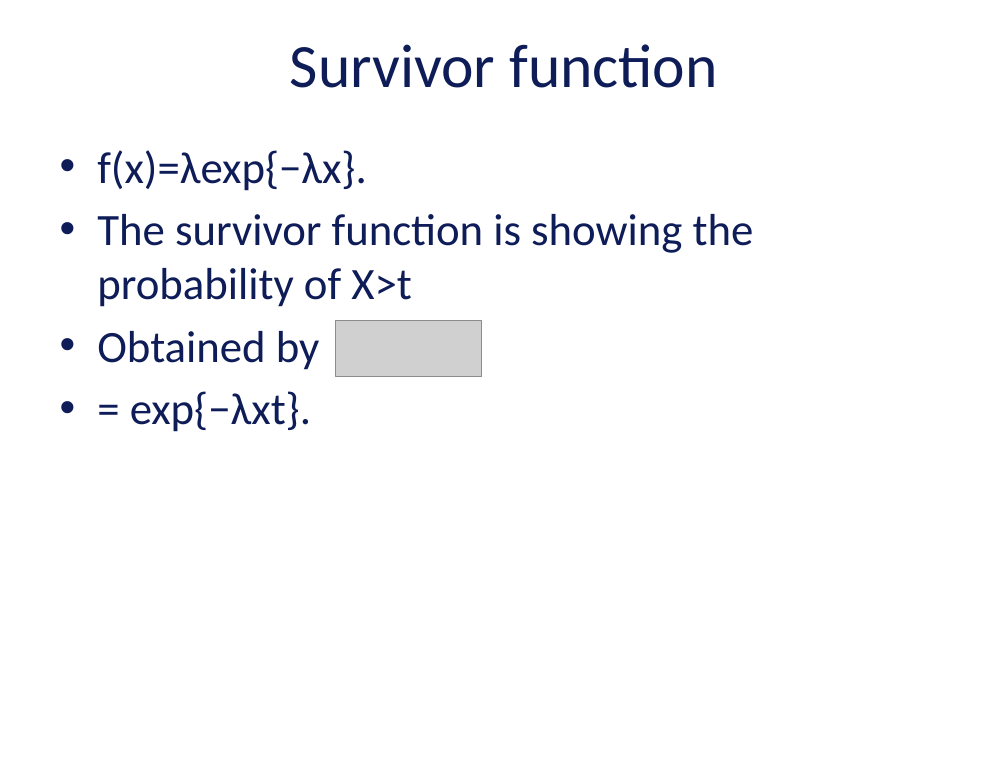
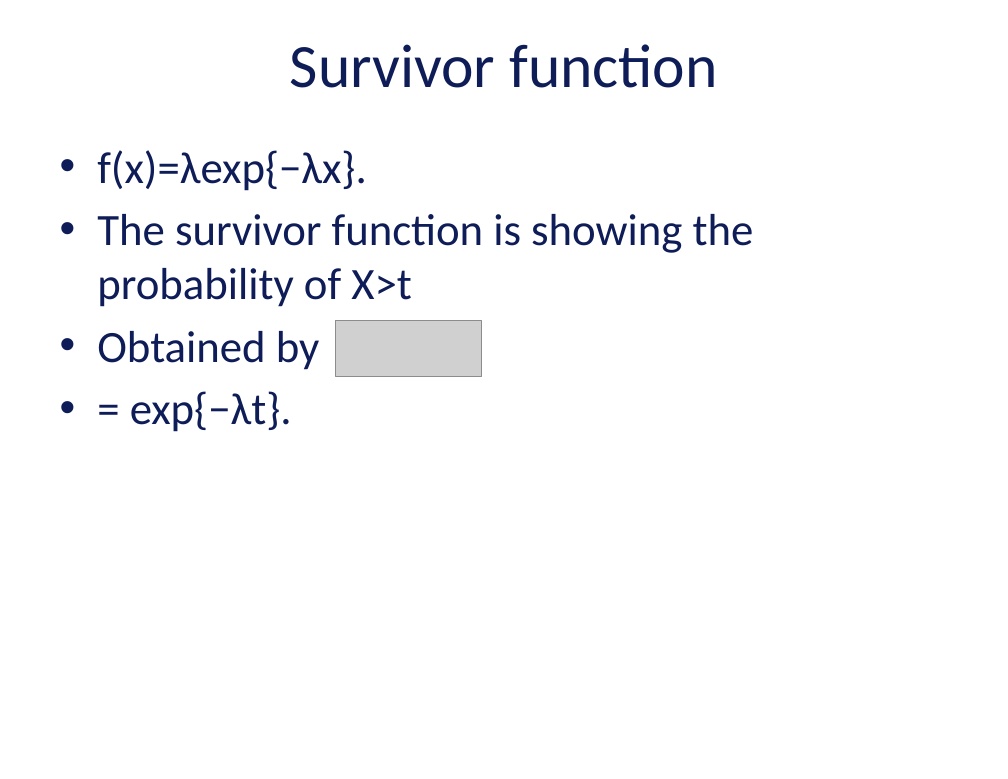
Before and after one commit to vu-resilient-distributed-systems/lectures-fall-2019, a slide deck: slide 34 of Module-3-reliability/02_02-reliabilityConcepts-2.pptx (slide 31 before the commit). Drawn at 1008x779 pixels with LibreOffice and Linux fonts; fonts in the diff are those of the drawing; grey boxes stand for pictures; background and template pictures are left out. Boxes give left, top, right and bottom in pixels: in the first picture for what was removed or moved away, otherwise in the second. Text is boxed around its words. In the diff, an @@ line names an element or a change of style, - is before the commit and + after.

```diff
--- a/Module-3-reliability/02_02-reliabilityConcepts-2.pptx
+++ b/Module-3-reliability/02_02-reliabilityConcepts-2.pptx
@@ text at (x1=130, y1=391, x2=292, y2=432): text changed @@
-• = exp{−λxt}.
+• = exp{−λt}.
```
Also in this commit, not shown: 7 other slides changed, 4 slides added, 1 slide removed.
